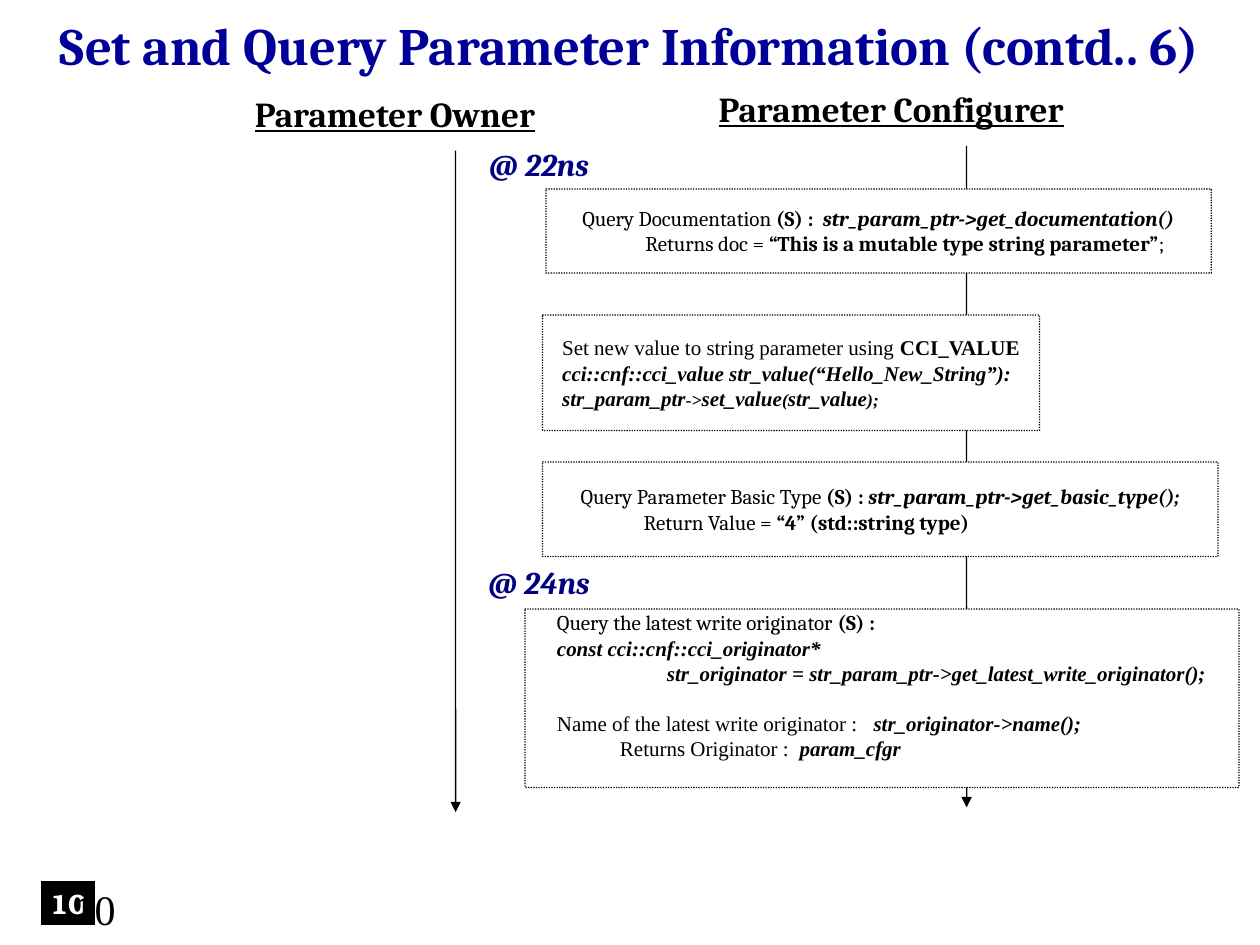
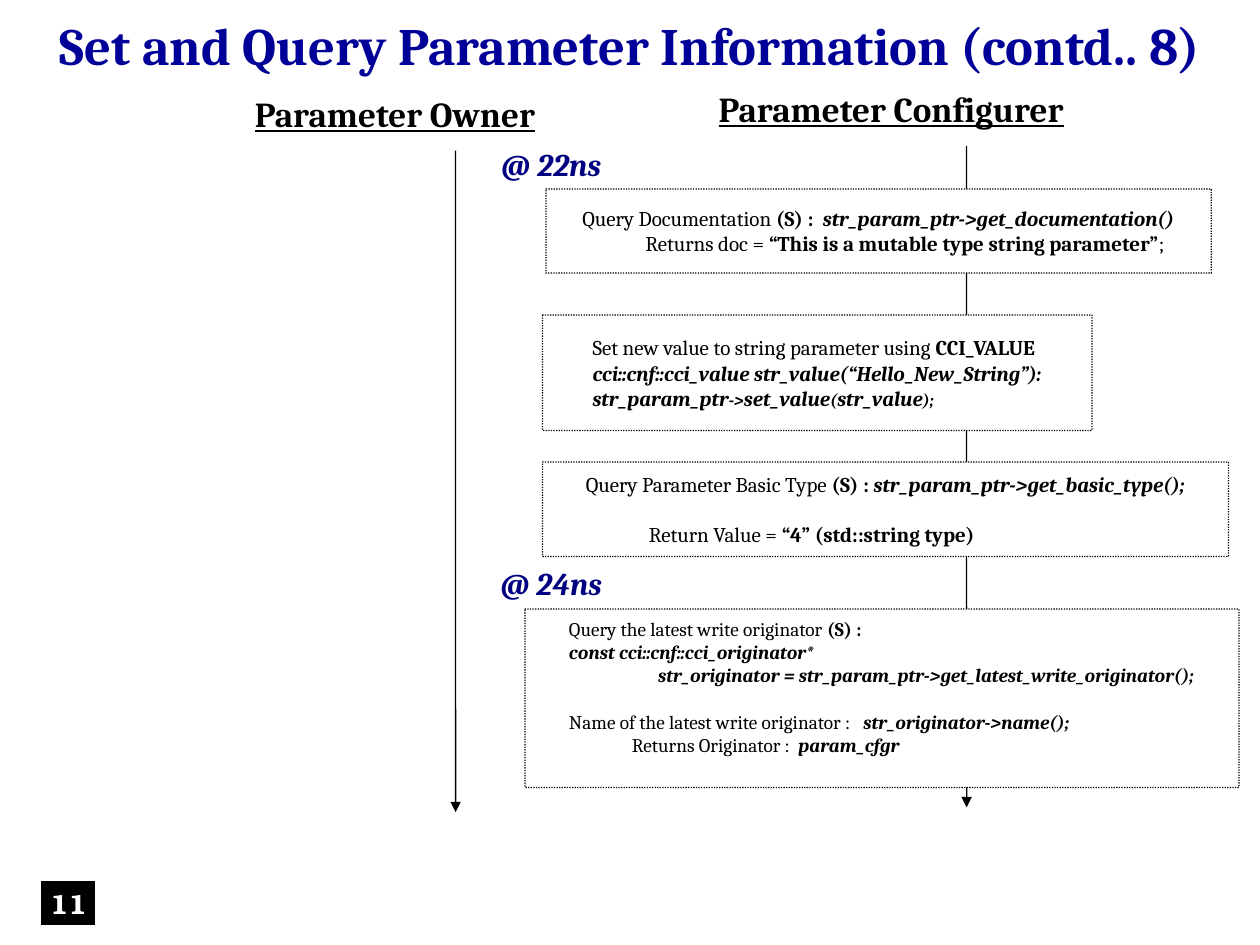
Before and after one commit to accellera-official/cci, a slide deck: slide 11 of examples/ex7_Parameter_Information/docs/ex7_Parameter_Information.ppt (slide 10 before the commit). Drawn at 1260x945 pixels with LibreOffice and Linux fonts; fonts in the diff are those of the drawing; background and template pictures are left out. Boxes give left, top, right and bottom in pixels: in the first picture for what was removed or moved away, otherwise in the second. Text is boxed around its words. In the diff, an @@ line names an element or a change of style, - is before the commit and + after.

```diff
--- a/examples/ex7_Parameter_Information/docs/ex7_Parameter_Information.ppt
+++ b/examples/ex7_Parameter_Information/docs/ex7_Parameter_Information.ppt
@@ text at (59, 27, 1200, 77): text changed @@
-Set and Query Parameter Information (contd.. 6)
+Set and Query Parameter Information (contd.. 8)
@@ text "@ 22ns": place and size @@
-text "@ 22ns" at (525, 154, 589, 177)
+text "@ 22ns" at (537, 154, 601, 177)
@@ rounded rectangle "Set new value to string ...": place and size @@
-rounded rectangle "Set new value to string ..." at (543, 315, 1040, 431)
+rounded rectangle "Set new value to string ..." at (543, 315, 1092, 431)
@@ rounded rectangle "Set new value to string ..." at (543, 315, 1092, 431): font Times New Roman to Cambria @@
@@ rounded rectangle "Query Parameter Basic Type (S) ...": place and size @@
-rounded rectangle "Query Parameter Basic Type (S) ..." at (543, 462, 1218, 557)
+rounded rectangle "Query Parameter Basic Type (S) ..." at (543, 462, 1228, 557)
@@ text "@ 24ns": place and size @@
-text "@ 24ns" at (524, 572, 589, 595)
+text "@ 24ns" at (536, 573, 601, 596)
@@ rounded rectangle "Query the latest write originator ..." at (525, 609, 1240, 788): size 12 to 11 pt; font Times New Roman to Cambria in "const cci::cnf::cci_originator* str_originator = str_param_p ...", "Returns Originator : param_cfgr" @@
@@ page number at (44, 895, 95, 934): text changed; size 24 to 28 pt; font Times New Roman to Arial; text colour #000000 to #000099 @@
-10
+11
@@ text in rectangle at (50, 895, 87, 914): text changed @@
-10
+11
```
Also in this commit, not shown: 19 other slides changed, 1 slide added, 10 other files.
